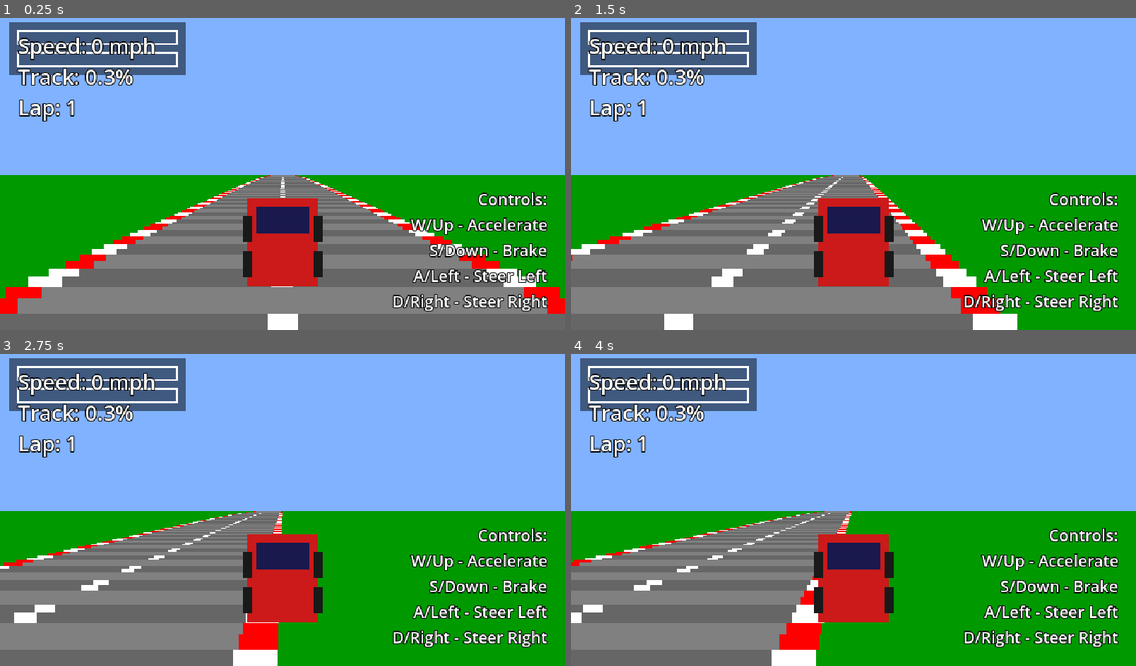
Above: before the commit, frames 1-4 (two rows, left to right).
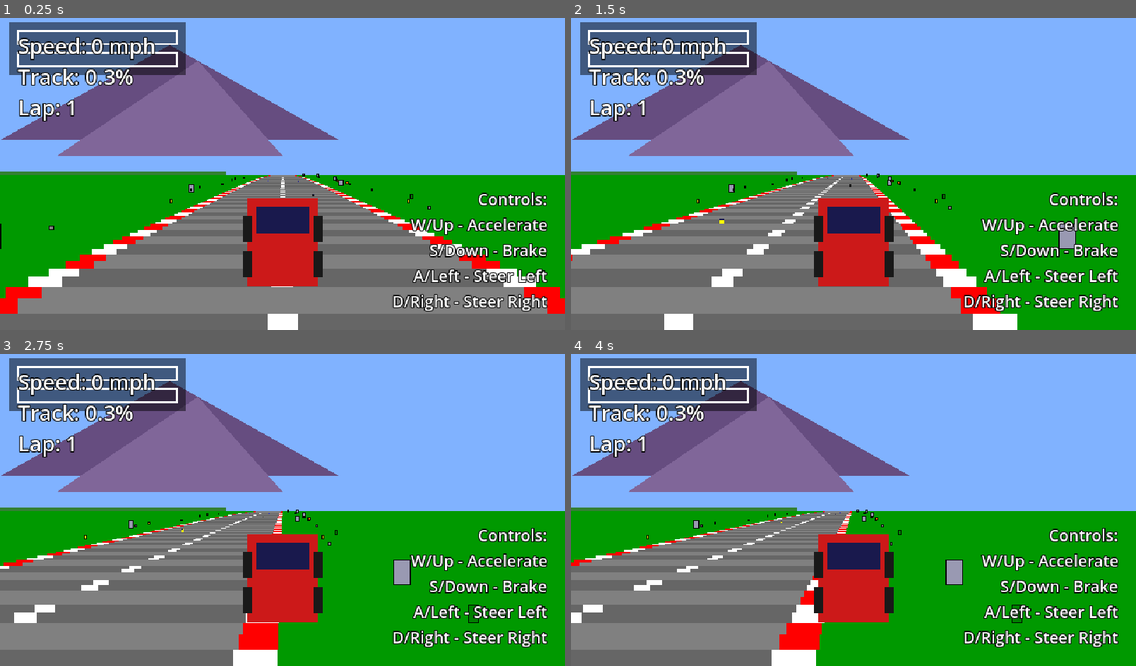
Above: after the commit, the same moments.

Repository: csmallfield/SpaceRacer
Game: Godot game, scene res://scenes/Main.tscn
Same seed, same stepped clock (60 frames per second), same inputs: the game is played once before the commit and once after it.
Inputs:
- Up to frame 1 (0.25 s): no input
- Up to frame 2 (1.5 s): tap Enter at 0.5 s; hold D (steer_right) 0.53-1.28 s; hold S (brake) from 1.28 s (still down)
- Up to frame 3 (2.75 s): release S (brake) at 2.03 s; hold D (steer_right) from 2.03 s (still down)
- Up to frame 4 (4 s): release D (steer_right) at 2.78 s; hold W (accelerate) 2.78-3.53 s; hold A (steer_left) from 3.53 s (still down)

The runs differ from the first frame. In frame 1, 11% of the frame differs, in the area x 0-77%, y 8-75%; in frame 2, 11%; in frame 3, 12%, in the area x 0-85%, y 8-87%; in frame 4, 12%.

Commit message:
improvements

Diff:
--- a/spaceracer/scripts/RoadRenderer.gd
+++ b/spaceracer/scripts/RoadRenderer.gd
@@ -19,16 +19,28 @@
 const RUMBLE_COLOR_2: Color = Color(1.0, 0.0, 0.0)  # Red rumble strip
 const LINE_COLOR: Color = Color(1.0, 1.0, 1.0)  # Center line
 
+# Parallax colors
+const SKY_COLOR: Color = Color(0.5, 0.7, 1.0)
+const MOUNTAIN_COLOR_1: Color = Color(0.4, 0.3, 0.5)  # Distant mountains
+const MOUNTAIN_COLOR_2: Color = Color(0.5, 0.4, 0.6)  # Mid mountains
+const HILL_COLOR: Color = Color(0.2, 0.5, 0.2)  # Near hills
+
 # Road segments
 var segments: Array[RoadSegment] = []
 var track_length: float = 0.0
 
+# Traffic
+var traffic_cars: Array[TrafficCar] = []
+
 # Reference to player
 var player: Player
 
 func _ready():
 	# Create the track
 	create_track()
+
+	# Spawn initial traffic
+	spawn_traffic()
 
 func create_track() -> void:
 	# Create a looping track with various curves and hills
@@ -89,11 +101,48 @@
 		# Alternate colors for road stripes
 		segment.is_striped = (i % 4) < 2
 
+		# Add roadside sprites periodically
+		if i % 20 == 0:  # Every 20 segments
+			# Add sprites on both sides
+			var sprite_type = randi() % RoadsideSprite.SpriteType.size()
+
+			# Left side
+			var left_sprite = RoadsideSprite.new(-1.5 - randf() * 0.5, 0.0, sprite_type)
+			segment.sprites.append(left_sprite)
+
+			# Right side
+			var right_sprite = RoadsideSprite.new(1.5 + randf() * 0.5, 0.0, sprite_type)
+			segment.sprites.append(right_sprite)
+
+		# Occasional single sprites
+		if i % 10 == 5:
+			var sprite_type = randi() % RoadsideSprite.SpriteType.size()
+			var side = 1 if randf() > 0.5 else -1
+			var sprite = RoadsideSprite.new(side * (1.5 + randf() * 0.5), 0.0, sprite_type)
+			segment.sprites.append(sprite)
+
 		segments.append(segment)
 		z_pos += SEGMENT_LENGTH
 
 	track_length = z_pos
 	print("Track created with ", segments.size(), " segments, length: ", track_length)
+
+func spawn_traffic() -> void:
+	# Spawn some traffic cars
+	traffic_cars.clear()
+
+	# Spawn traffic cars at various positions
+	for i in range(20):
+		var z = randf() * track_length
+		var x_lane = [-0.5, 0.0, 0.5][randi() % 3]  # Three lanes
+		var speed = randf_range(200.0, 500.0)
+		var oncoming = randf() > 0.7  # 30% chance of oncoming traffic
+
+		if oncoming:
+			speed = -speed  # Negative speed for oncoming
+
+		var car = TrafficCar.new(z, x_lane, speed, oncoming)
+		traffic_cars.append(car)
 
 func get_curve_offset_at_segment(segment_index: int) -> float:
 	var offset: float = 0.0
@@ -103,6 +152,49 @@
 		offset += delta
 	return offset
 
+func draw_parallax_background(screen_width: float, screen_height: float, heading: float) -> void:
+	# Draw sky
+	draw_rect(Rect2(0, 0, screen_width, screen_height), SKY_COLOR)
+
+	# heading represents the compass direction the player is facing
+	# Positive heading = turned right, negative = turned left
+	# Scale to pixels: small values so 30-degree turn = ~200px shift
+
+	# Draw distant mountains (slowest parallax)
+	var mountain_offset_1 = -heading * 1.5  # Negative so right turn shifts left
+	mountain_offset_1 = fmod(mountain_offset_1 + screen_width * 10, screen_width * 2) - screen_width
+
+	for i in range(-1, 3):
+		var x_base = i * screen_width + mountain_offset_1
+		# Simple mountain shapes using triangles
+		var points_1 = PackedVector2Array([
+			Vector2(x_base, screen_height * 0.4),
+			Vector2(x_base + screen_width * 0.3, screen_height * 0.1),
+			Vector2(x_base + screen_width * 0.6, screen_height * 0.4)
+		])
+		draw_colored_polygon(points_1, MOUNTAIN_COLOR_1)
+
+	# Draw mid-distance mountains (medium parallax)
+	var mountain_offset_2 = -heading * 3.0
+	mountain_offset_2 = fmod(mountain_offset_2 + screen_width * 10, screen_width * 2) - screen_width
+
+	for i in range(-1, 3):
+		var x_base = i * screen_width + mountain_offset_2
+		var points_2 = PackedVector2Array([
+			Vector2(x_base + screen_width * 0.1, screen_height * 0.45),
+			Vector2(x_base + screen_width * 0.35, screen_height * 0.15),
+			Vector2(x_base + screen_width * 0.5, screen_height * 0.45)
+		])
+		draw_colored_polygon(points_2, MOUNTAIN_COLOR_2)
+
+	# Draw near hills (faster parallax)
+	var hill_offset = -heading * 6.0
+	hill_offset = fmod(hill_offset + screen_width * 10, screen_width * 2) - screen_width
+
+	for i in range(-1, 3):
+		var x_base = i * screen_width + hill_offset
+		draw_rect(Rect2(x_base, screen_height * 0.5, screen_width * 0.4, screen_height * 0.1), HILL_COLOR)
+
 func _draw():
 	if not player:
 		return
@@ -113,9 +205,6 @@
 	var half_width: float = screen_width / 2.0
 	var half_height: float = screen_height / 2.0
 
-	# Clear background - draw sky
-	draw_rect(Rect2(0, 0, screen_width, screen_height), Color(0.5, 0.7, 1.0))
-
 	# Find base segment (where player is)
 	var base_index: int = player.get_segment_index(segments, track_length)
 	var base_segment: RoadSegment = segments[base_index]
@@ -126,6 +215,23 @@
 	var max_y: float = screen_height
 	var curve_offset: float = 0.0
 	var curve_delta: float = 0.0  # This tracks accumulated curve rate
+
+	# Calculate player's current heading (compass direction) for parallax
+	# Start from base_index and accumulate curve to get current facing direction
+	var player_heading: float = 0.0
+	for i in range(base_index + 1):
+		player_heading += segments[i % segments.size()].curve
+
+	# Add partial progress through current segment
+	if base_index >= 0 and base_index < segments.size():
+		player_heading += segments[base_index].curve * base_percent
+
+	# Draw parallax background first - heading represents compass direction
+	draw_parallax_background(screen_width, screen_height, player_heading)
+
+	# Collect sprites to draw (for depth sorting)
+	var sprites_to_draw: Array = []
+
 	# Draw segments from far to near
 	var draw_start: int = base_index
 	var draw_end: int = base_index + int(DRAW_DISTANCE)
@@ -135,7 +241,7 @@
 		var segment: RoadSegment = segments[i]
 		var next_segment: RoadSegment = segments[(i + 1) % segments.size()]
 
-	# Interpolate to next segment for smoother visuals
+		# Interpolate to next segment for smoother visuals
 		var lerp_amount: float = base_percent if i == base_index else 0.0
 		var interpolated_y: float = lerp(segment.y, next_segment.y, lerp_amount)
 		var interpolated_curve: float = lerp(segment.curve, next_segment.curve, lerp_amount)
@@ -154,14 +260,8 @@
 		var proj_y: float = (camera_y - interpolated_y) * segment.scale
 		segment.clip = half_height + proj_y
 
-		# Debug output for first few segments
-		#if n < base_index + 3:
-		#	print("Segment ", n, ": z=", z, " scale=", segment.scale, " clip=", segment.clip, " road_width=", ROAD_WIDTH * segment.scale)
-
 		# Skip segments that are off-screen (above horizon)
 		if segment.clip >= max_y:
-			#if n < base_index + 5:
-				#print("Segment ", n, " clipped: clip=", segment.clip, " max_y=", max_y)
 			continue
 
 		# Calculate curve offset
@@ -202,13 +302,108 @@
 			draw_rect(Rect2(half_width + x_offset - line_width, y1,
 							line_width * 2.0, y2 - y1), LINE_COLOR)
 
+		# Collect roadside sprites for this segment
+		for sprite in segment.sprites:
+			var sprite_data = {
+				"sprite": sprite,
+				"segment": segment,
+				"x_offset": x_offset,
+				"z": z,
+				"scale": segment.scale
+			}
+			sprites_to_draw.append(sprite_data)
+
 		max_y = y1
+
+	# Draw roadside sprites (sorted by distance, far to near)
+	for sprite_data in sprites_to_draw:
+		draw_roadside_sprite(sprite_data, half_width, curve_offset)
+
+	# Draw traffic cars
+	draw_traffic(half_width, half_height, base_index, base_percent, curve_offset)
 
 	# Draw player car (simple rectangle for now)
 	draw_player_car(screen_width, screen_height)
 
 	# Draw simple HUD
 	draw_hud(screen_width, screen_height)
+
+func draw_roadside_sprite(sprite_data: Dictionary, half_width: float, curve_offset: float) -> void:
+	var sprite: RoadsideSprite = sprite_data["sprite"]
+	var segment: RoadSegment = sprite_data["segment"]
+	var x_offset: float = sprite_data["x_offset"]
+	var scale: float = sprite_data["scale"]
+
+	# Project sprite position
+	var sprite_x: float = half_width + x_offset + (sprite.x * ROAD_WIDTH * scale)
+	var sprite_y: float = segment.clip - (sprite.height * scale)
+	var sprite_width: float = sprite.width * scale
+	var sprite_height: float = sprite.height * scale
+
+	# Only draw if on screen
+	var screen_width = get_viewport_rect().size.x
+	if sprite_x > -sprite_width and sprite_x < screen_width + sprite_width:
+		# Draw sprite as colored rectangle (placeholder)
+		draw_rect(Rect2(sprite_x - sprite_width / 2, sprite_y, sprite_width, sprite_height), sprite.color)
+
+		# Add outline for visibility
+		draw_rect(Rect2(sprite_x - sprite_width / 2, sprite_y, sprite_width, sprite_height),
+				  Color(0, 0, 0), false, max(1.0, scale))
+
+func draw_traffic(half_width: float, half_height: float, base_index: int, base_percent: float, curve_offset: float) -> void:
+	# Draw all traffic cars
+	for car in traffic_cars:
+		# Calculate which segment this car is on
+		var car_segment_idx = -1
+		var wrapped_pos = fmod(car.position, track_length)
+		if wrapped_pos < 0:
+			wrapped_pos += track_length
+
+		for i in range(segments.size()):
+			if segments[i].z > wrapped_pos:
+				car_segment_idx = max(0, i - 1)
+				break
+
+		if car_segment_idx == -1:
+			car_segment_idx = segments.size() - 1
+
+		# Only draw if within view distance
+		var distance_from_player = car_segment_idx - base_index
+		if distance_from_player < 0:
+			distance_from_player += segments.size()
+
+		if distance_from_player > DRAW_DISTANCE or distance_from_player < 1:
+			continue
+
+		var car_segment: RoadSegment = segments[car_segment_idx]
+		var z: float = float(distance_from_player) * SEGMENT_LENGTH
+
+		if z < SEGMENT_LENGTH * 0.5:
+			continue
+
+		# Project car position
+		var scale = 300.0 / z
+		var car_width = TrafficCar.CAR_WIDTH * scale
+		var car_height = TrafficCar.CAR_HEIGHT * scale
+
+		var car_x_offset = (curve_offset - (player.camera_x * ROAD_WIDTH)) * scale
+		var car_x = half_width + car_x_offset + (car.x * ROAD_WIDTH * scale)
+		var car_y = car_segment.clip - car_height
+
+		# Draw car as colored rectangle (placeholder)
+		draw_rect(Rect2(car_x - car_width / 2, car_y, car_width, car_height), car.color)
+
+		# Add windows
+		var window_color = Color(0.1, 0.1, 0.3)
+		draw_rect(Rect2(car_x - car_width / 2 + car_width * 0.1, car_y + car_height * 0.1,
+						car_width * 0.8, car_height * 0.3), window_color)
+
+		# Add headlights/taillights
+		var light_color = Color(1.0, 1.0, 0.0) if car.is_oncoming else Color(1.0, 0.0, 0.0)
+		var light_size = car_width * 0.15
+		var light_y = car_y + (car_height * 0.8 if car.is_oncoming else car_height * 0.05)
+		draw_rect(Rect2(car_x - car_width / 2 + car_width * 0.15, light_y, light_size, light_size * 0.5), light_color)
+		draw_rect(Rect2(car_x + car_width / 2 - car_width * 0.15 - light_size, light_y, light_size, light_size * 0.5), light_color)
 
 func draw_player_car(screen_width: float, screen_height: float) -> void:
 	# Draw a simple car sprite at bottom center
@@ -251,5 +446,9 @@
 	draw_rect(Rect2(20, 45, 180 * lap_percentage, 15), Color(0.0, 0.5, 1.0))
 	draw_rect(Rect2(20, 45, 180, 15), Color(1.0, 1.0, 1.0), false, 2.0)
 
-func _process(_delta: float) -> void:
+func _process(delta: float) -> void:
+	# Update traffic
+	for car in traffic_cars:
+		car.update(delta, track_length)
+
 	queue_redraw()  # Continuously redraw
--- a/spaceracer/scripts/RoadSegment.gd
+++ b/spaceracer/scripts/RoadSegment.gd
@@ -14,6 +14,9 @@
 var color: Color = Color.WHITE
 var is_striped: bool = false  # For alternating road colors
 
+# Roadside objects
+var sprites: Array[RoadsideSprite] = []  # Objects on this segment
+
 func _init(z_pos: float = 0.0, y_pos: float = 0.0, curve_amount: float = 0.0):
 	z = z_pos
 	y = y_pos
--- /dev/null
+++ b/spaceracer/scripts/RoadsideSprite.gd
@@ -0,0 +1,49 @@
+extends RefCounted
+class_name RoadsideSprite
+
+# Roadside sprite/object data
+# These are scenery objects placed along the sides of the road
+
+var x: float = 0.0  # X offset from road center (negative = left, positive = right)
+var y: float = 0.0  # Y offset (height above road surface)
+var width: float = 100.0  # Visual width
+var height: float = 100.0  # Visual height
+var color: Color = Color.GREEN  # Placeholder color
+
+enum SpriteType {
+	TREE,
+	ROCK,
+	SIGN,
+	BUILDING,
+	BILLBOARD
+}
+
+var sprite_type: SpriteType = SpriteType.TREE
+
+func _init(x_pos: float = 0.0, y_pos: float = 0.0, type: SpriteType = SpriteType.TREE):
+	x = x_pos
+	y = y_pos
+	sprite_type = type
+
+	# Set properties based on type
+	match sprite_type:
+		SpriteType.TREE:
+			width = 80.0
+			height = 150.0
+			color = Color(0.0, 0.5, 0.0)  # Dark green
+		SpriteType.ROCK:
+			width = 60.0
+			height = 60.0
+			color = Color(0.5, 0.5, 0.5)  # Gray
+		SpriteType.SIGN:
+			width = 50.0
+			height = 100.0
+			color = Color(1.0, 1.0, 0.0)  # Yellow
+		SpriteType.BUILDING:
+			width = 200.0
+			height = 300.0
+			color = Color(0.6, 0.6, 0.7)  # Light gray
+		SpriteType.BILLBOARD:
+			width = 150.0
+			height = 100.0
+			color = Color(1.0, 0.5, 0.0)  # Orange
--- /dev/null
+++ b/spaceracer/scripts/TrafficCar.gd
@@ -0,0 +1,45 @@
+extends RefCounted
+class_name TrafficCar
+
+# Traffic car data
+# These are AI-controlled cars on the road
+
+var position: float = 0.0  # Z position along track
+var x: float = 0.0  # X position relative to road center (-1 to 1)
+var speed: float = 0.0  # Current speed (negative for oncoming traffic)
+var is_oncoming: bool = false  # True if traveling toward player
+var color: Color = Color.WHITE  # Car color
+
+# Visual properties
+const CAR_WIDTH: float = 80.0
+const CAR_HEIGHT: float = 100.0
+
+func _init(z_pos: float = 0.0, x_pos: float = 0.0, car_speed: float = 0.0, oncoming: bool = false):
+	position = z_pos
+	x = x_pos
+	speed = car_speed
+	is_oncoming = oncoming
+
+	# Random color for variety
+	var colors = [
+		Color(0.8, 0.1, 0.1),  # Red
+		Color(0.1, 0.1, 0.8),  # Blue
+		Color(1.0, 1.0, 0.0),  # Yellow
+		Color(0.9, 0.9, 0.9),  # White
+		Color(0.1, 0.1, 0.1),  # Black
+		Color(0.0, 0.7, 0.0),  # Green
+	]
+	color = colors[randi() % colors.size()]
+
+func update(delta: float, track_length: float) -> void:
+	# Update position
+	if is_oncoming:
+		position -= speed * delta * 10.0
+	else:
+		position += speed * delta * 10.0
+
+	# Wrap around track
+	if position < 0:
+		position += track_length
+	elif position >= track_length:
+		position = fmod(position, track_length)
Not shown: 1 places in spaceracer/scenes/Main.tscn that only renumber resources
Not shown, added: spaceracer/scripts/RoadsideSprite.gd.uid
Not shown, added: spaceracer/scripts/TrafficCar.gd.uid
